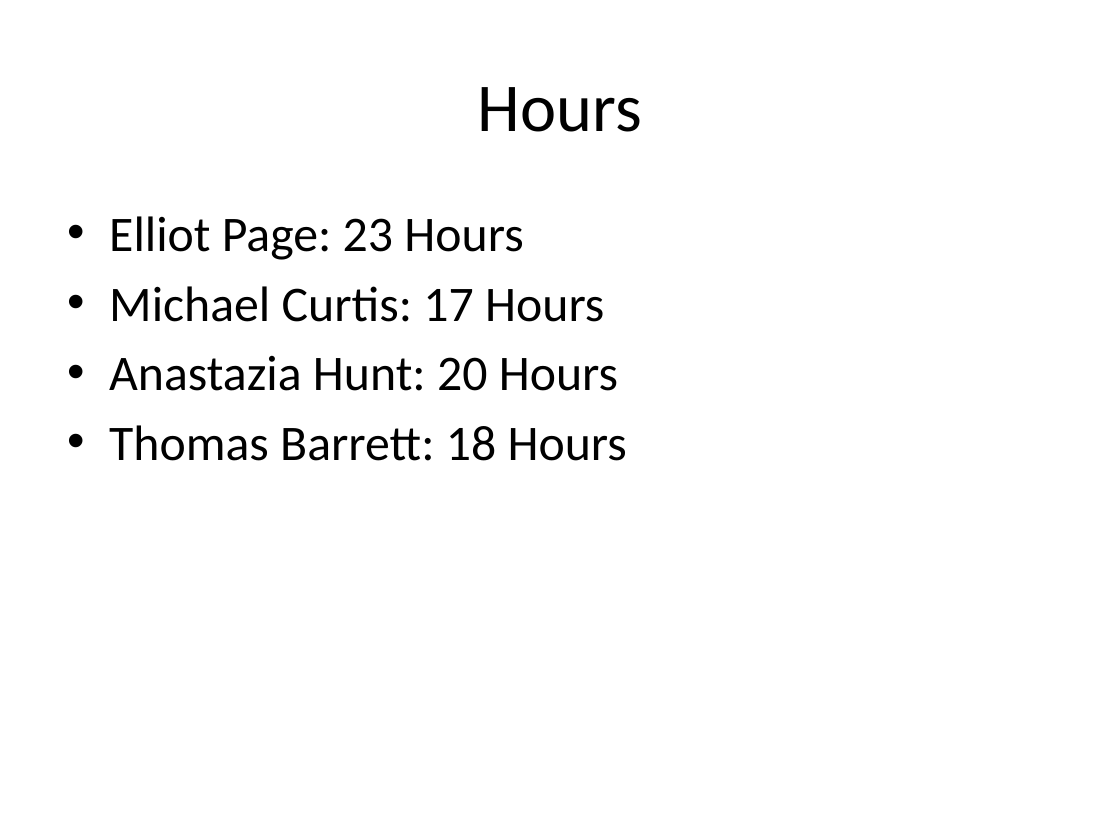
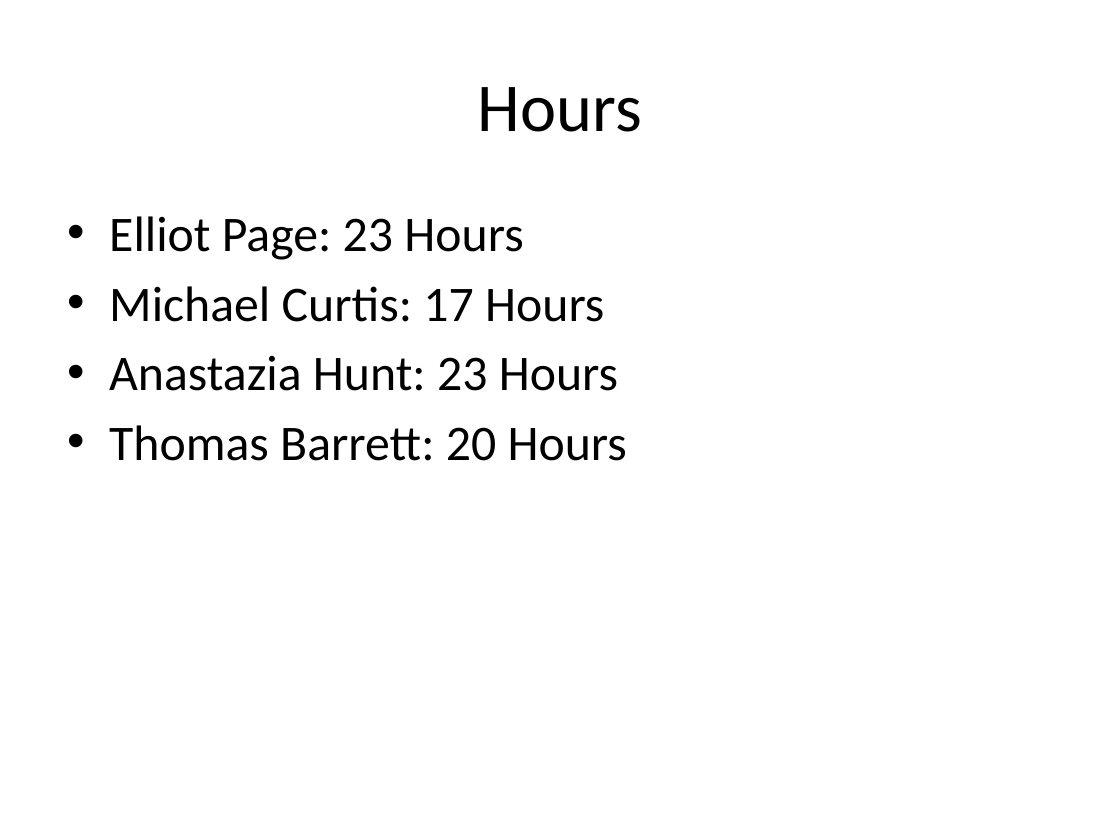
Before and after one commit to UoSGamesGroups/first-semester-lvl4-5-group-7, a slide deck: slide 6 of Management/Presentations/Presentation-02.pptx. Drawn at 1120x840 pixels with LibreOffice and Linux fonts; fonts in the diff are those of the drawing. Boxes give left, top, right and bottom in pixels: in the first picture for what was removed or moved away, otherwise in the second. Text is boxed around its words. In the diff, an @@ line names an element or a change of style, - is before the commit and + after.

```diff
--- a/Management/Presentations/Presentation-02.pptx
+++ b/Management/Presentations/Presentation-02.pptx
@@ text at [109, 355, 627, 461]: text changed @@
-• Anastazia Hunt: 20 Hours
-• Thomas Barrett: 18 Hours
+• Anastazia Hunt: 23 Hours
+• Thomas Barrett: 20 Hours
```
Also in this commit, not shown: 3 other slides changed.
